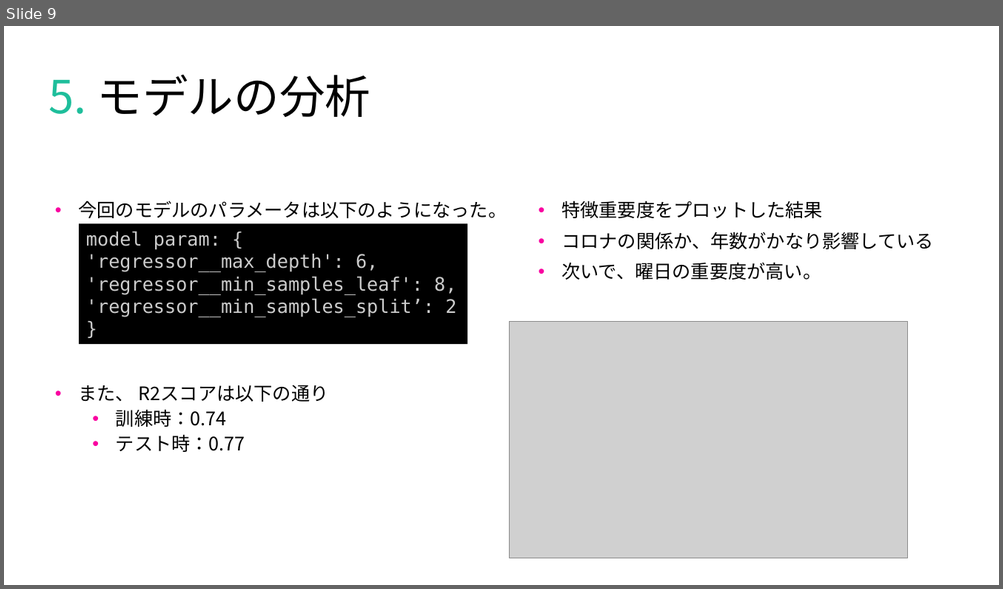
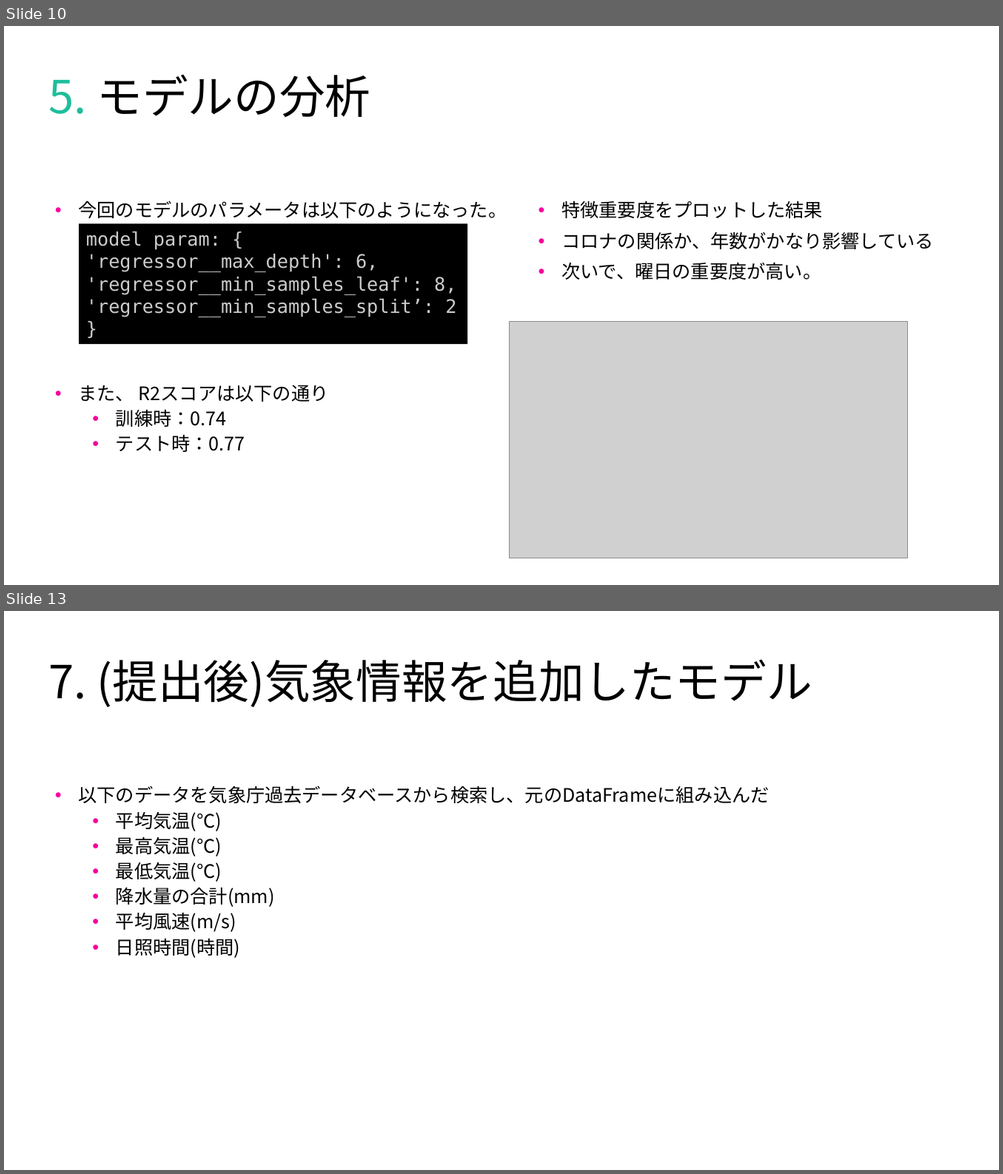
Before and after one commit to tsyu12345/Class_DataScienceEX, a slide deck: 最終課題用/report-23vr008n.pptx. Shown one above the other, each under a label of ours: slide 9 before the commit, slides 10 and 13 after it; the slides between them are not shown. The pictures are 1003x589 and 1003x1174 pixels, drawn with LibreOffice and Linux fonts; fonts in the diff are those of the drawing; grey boxes stand for pictures. Boxes give left, top, right and bottom in pixels: in the first picture for what was removed or moved away, otherwise in the second. Text is boxed around its words. In the diff, an @@ line names an element or a change of style, - is before the commit and + after.

Commit message:
プレゼン資料に提出後資料を追加中

```diff
--- a/最終課題用/report-23vr008n.pptx
+++ b/最終課題用/report-23vr008n.pptx
@@ slide 13 added at [4, 611, 999, 1170], background #FFFFFF; not listed: 3 template elements that a slide beside it also shows @@
@@ title added at [48, 659, 812, 707], 44 pt, text #000000 @@
+7. (提出後)気象情報を追加したモデル
@@ text added at [78, 786, 768, 958], 18 pt, text #000000 @@
+• 以下のデータを気象庁過去データベースから検索し、元のDataFrameに組み込んだ
+  • 平均気温(℃)
+  • 最高気温(℃)
+  • 最低気温(℃)
+  • 降水量の合計(mm)
+  • 平均風速(m/s)
+  • 日照時間(時間)
@@ what was slide 9 is now slide 10 @@
```
Also in this commit, not shown: 2 slides changed, 4 other slides added, 11 other files.
